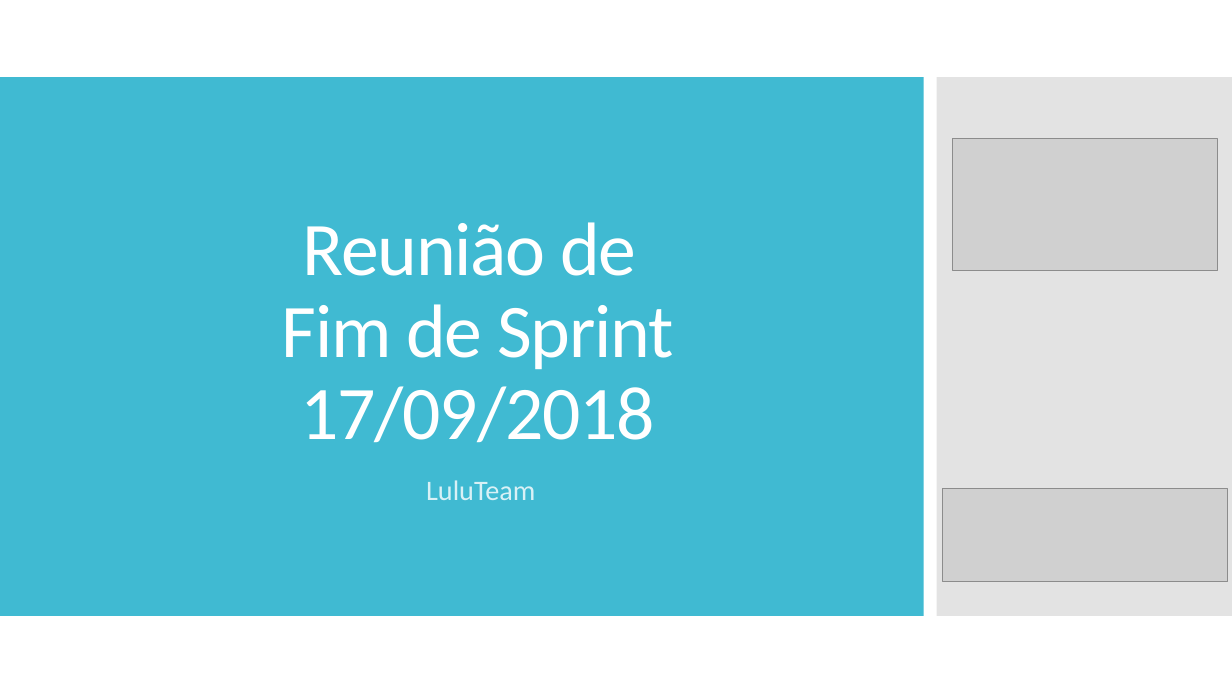
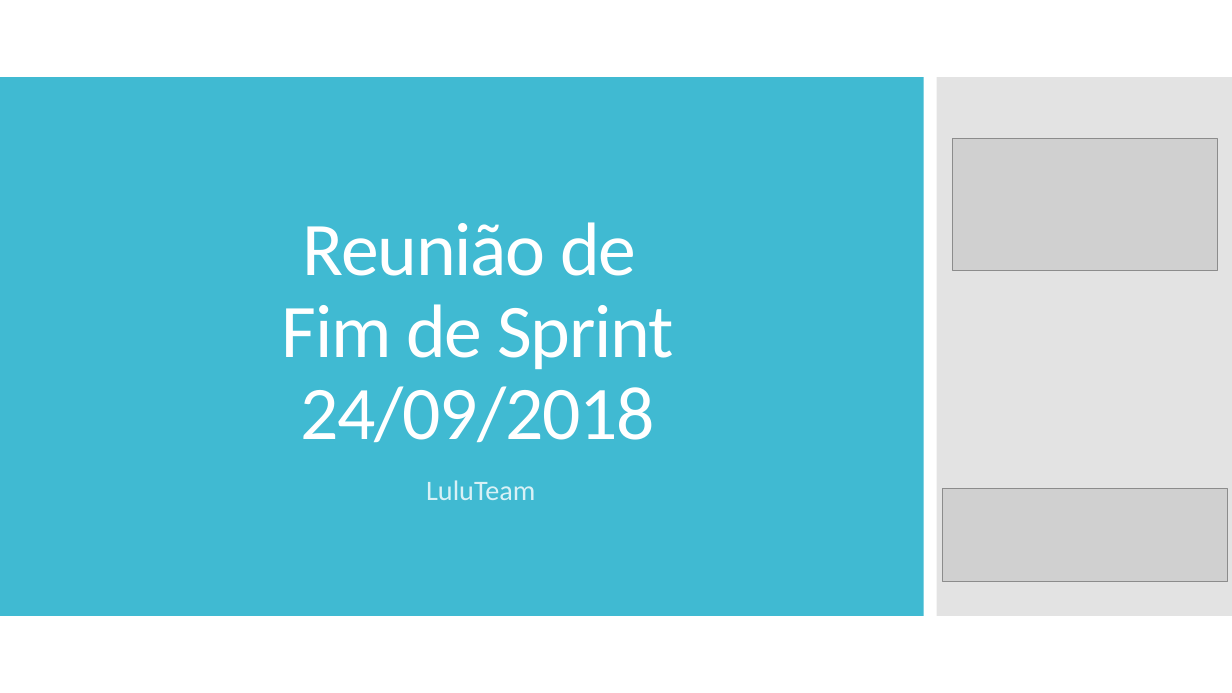
Before and after one commit to AlexandroGonSan/Projeto_final_POO_2018.2, a slide deck: slide 1 of Sprints/Sprint_003 da equipe.pptx. Drawn at 1232x693 pixels with LibreOffice and Linux fonts; fonts in the diff are those of the drawing; grey boxes stand for pictures. Boxes give left, top, right and bottom in pixels: in the first picture for what was removed or moved away, otherwise in the second. Text is boxed around its words. In the diff, an @@ line names an element or a change of style, - is before the commit and + after.

Commit message:
Slide do Sprint da semana

```diff
--- a/Sprints/Sprint_003 da equipe.pptx
+++ b/Sprints/Sprint_003 da equipe.pptx
@@ title at <box>282,222,673,443</box>: text changed @@
-Reunião de
-Fim de Sprint
-17/09/2018
+Reunião de
+Fim de Sprint
+24/09/2018
```
Also in this commit, not shown: 2 other slides changed, 2 slides added, 4 slides removed.
